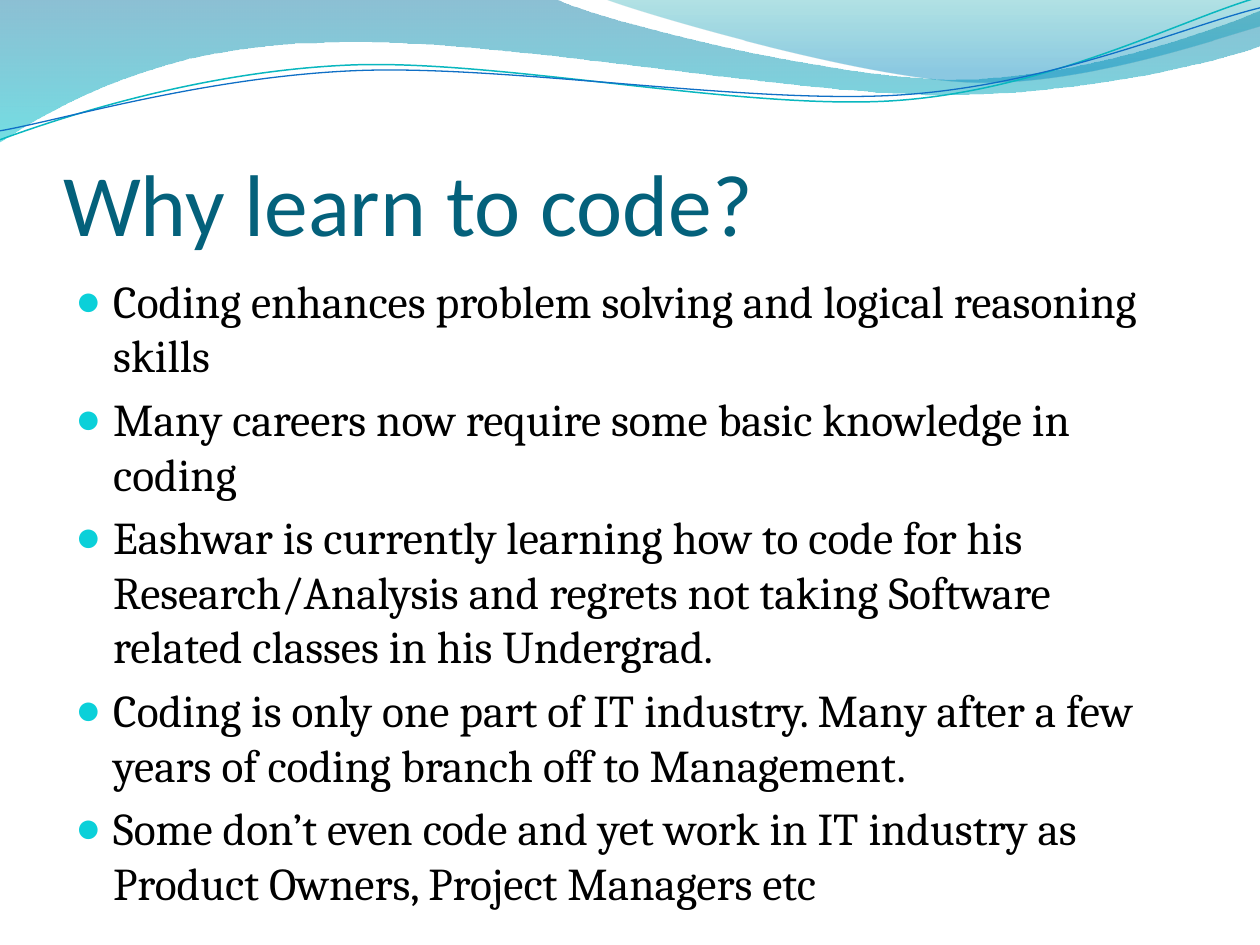
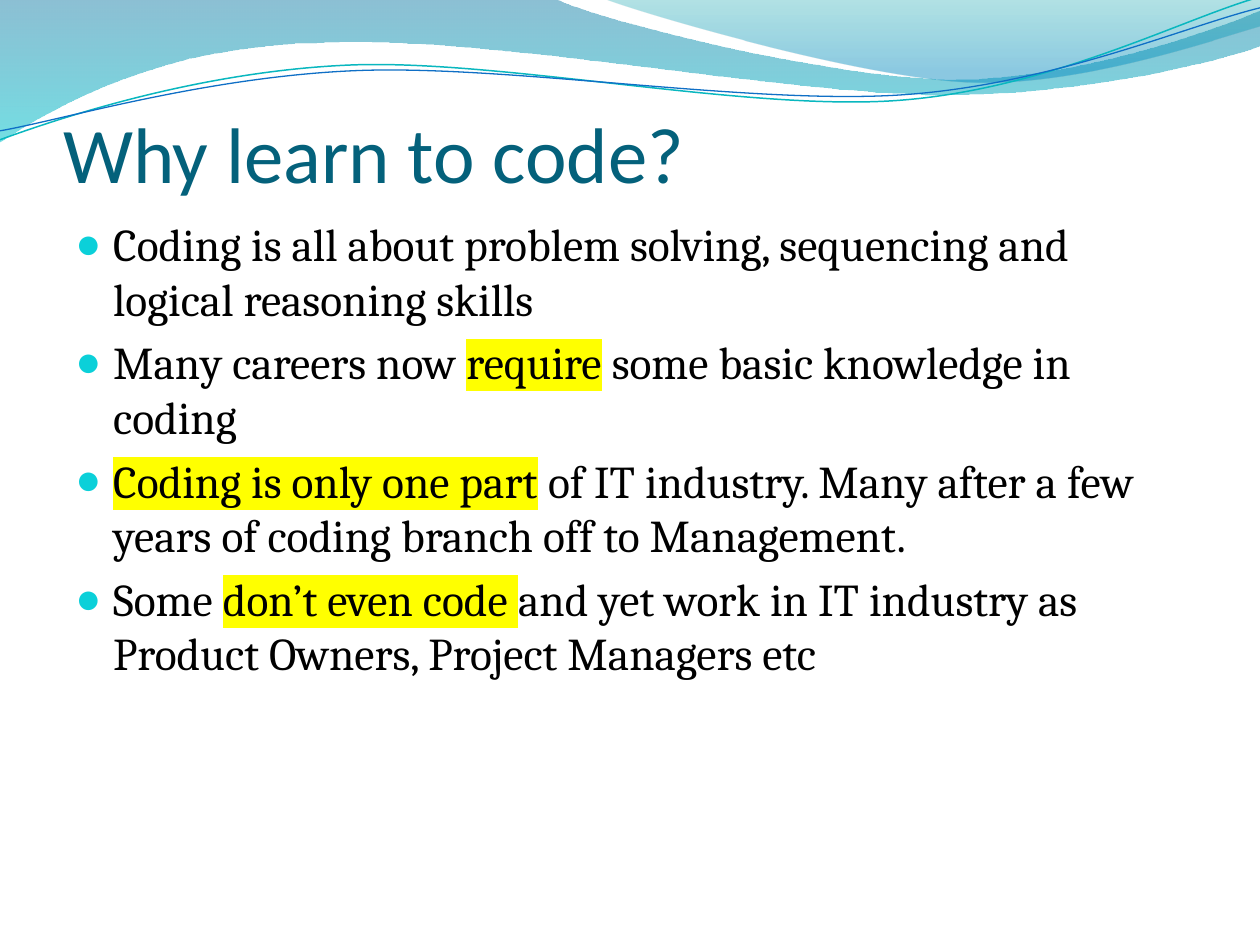
Before and after one commit to rkavitha/PresentationOnITIndustry, a slide deck: slide 5 of IT Industry.pptx. Drawn at 1260x945 pixels with LibreOffice and Linux fonts; fonts in the diff are those of the drawing; background and template pictures are left out. Boxes give left, top, right and bottom in pixels: in the first picture for what was removed or moved away, otherwise in the second. Text is boxed around its words. In the diff, an @@ line names an element or a change of style, - is before the commit and + after.

```diff
--- a/IT Industry.pptx
+++ b/IT Industry.pptx
@@ title "Why learn to code?" at (63, 118, 684, 196): size 50 to 45 pt @@
@@ text "Coding is all about problem ...": place and size @@
-text "Coding is all about problem ..." at (113, 286, 1137, 855)
+text "Coding is all about problem ..." at (113, 229, 1134, 680)
@@ text at (113, 229, 1068, 326): text changed @@
-● Coding enhances problem solving and logical reasoning skills
+● Coding is all about problem solving, sequencing and logical reasoning skills
@@ text at (113, 337, 1134, 680): highlight none to #FFFF00 in "require", "Coding is only one part", "don’t even code" @@
@@ text at (113, 521, 1051, 673): paragraph removed @@
-● Eashwar is currently learning how to code for his Research/Analysis and regrets not taking Software related classes in his Undergrad.
```
Also in this commit, not shown: 11 other slides changed.
